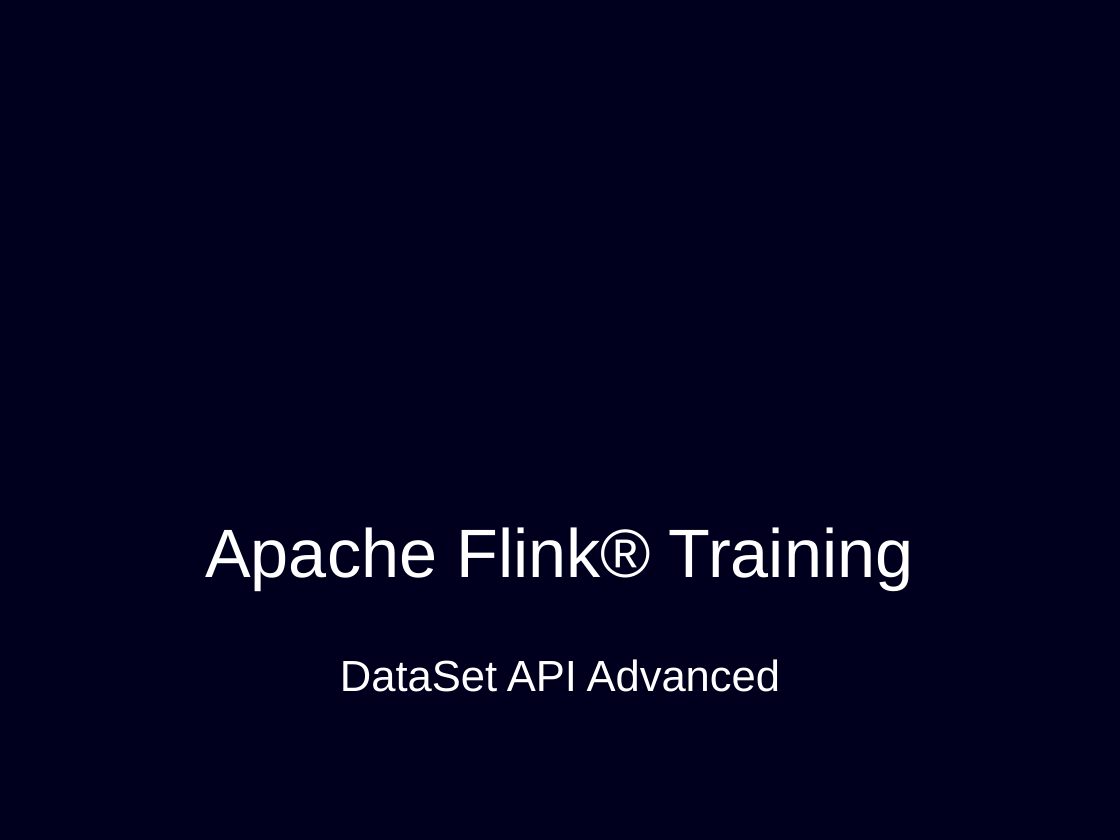
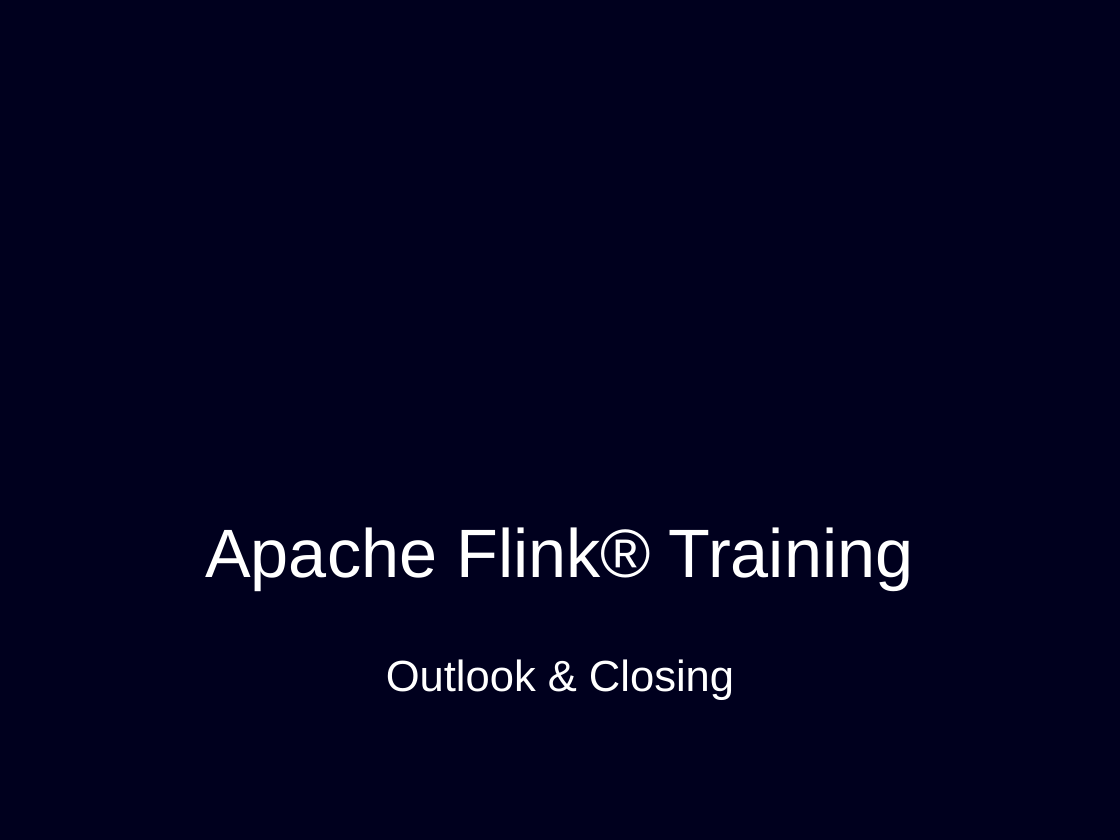
Before and after one commit to dataArtisans/flink-training-web, a slide deck: slide 1 of slides/closing.pptx. Drawn at 1120x840 pixels with LibreOffice and Linux fonts; fonts in the diff are those of the drawing; background and template pictures are left out. Boxes give left, top, right and bottom in pixels: in the first picture for what was removed or moved away, otherwise in the second. Text is boxed around its words. In the diff, an @@ line names an element or a change of style, - is before the commit and + after.

Commit message:
Closing slides

```diff
--- a/slides/closing.pptx
+++ b/slides/closing.pptx
@@ subtitle at [386,659,734,700]: text changed @@
-DataSet API Advanced
+Outlook & Closing
```
